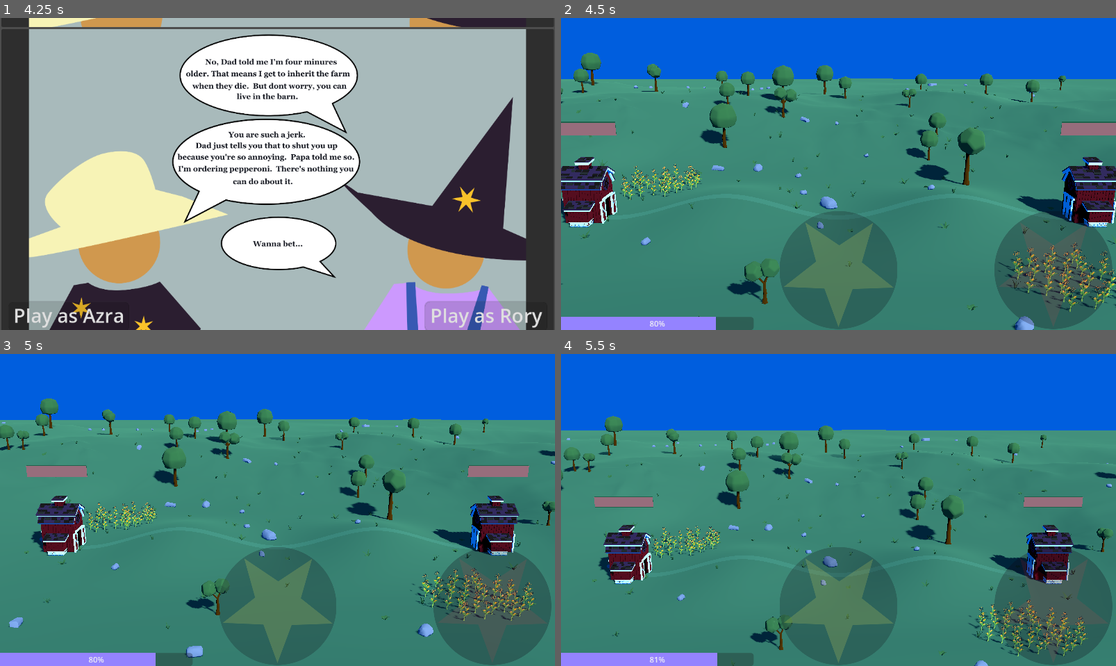
Above: before the commit, frames 1-4 (two rows, left to right).
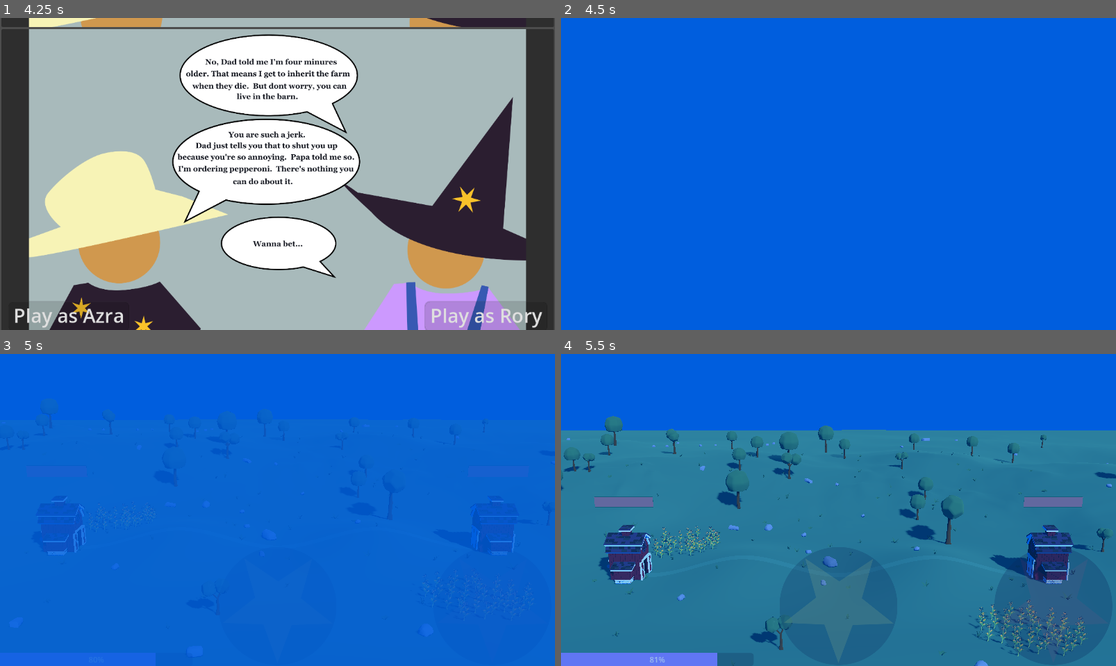
Above: after the commit, the same moments.

Repository: gpergrossi/ludum-dare-55
Game: Godot game, scene res://Scenes/IntroSequence/IntroSequence.tscn
Same seed, same stepped clock (60 frames per second), same inputs: the game is played once before the commit and once after it.
Inputs (mouse positions are in pixels of both pictures, inside the frame that each line leads up to):
- Up to frame 1 (4.25 s): click (277, 295) at 0.5 s; click (510, 283) at 1.25 s; tap Enter at 2 s; move the mouse to (399, 158) at 2.02 s; hold Right (move_right) 2.03-2.78 s; tap Mouse wheel up (zoom_in) at 2.1 s; click (399, 158) at 2.17 s; move the mouse to (166, 189) at 2.77 s; hold Down (move_down) 2.78-3.53 s; tap Mouse wheel down (zoom_out) at 2.85 s; tap Space at 3.5 s; move the mouse to (333, 105) at 3.52 s; hold Right (move_right) from 3.53 s (still down); tap 1 at 3.6 s
- Up to frame 2 (4.5 s): release Right (move_right) at 4.25 s; click "Play as Azra" at 4.25 s
- Up to frame 3 (5 s): no input
- Up to frame 4 (5.5 s): move the mouse to (810, 572) at 5.02 s; hold Up (move_up) from 5.03 s (still down); tap 2 at 5.1 s; click (810, 572) at 5.17 s

Frame 1 is identical in both runs. In frame 2, 81% of the frame differs, in the area x 0-100%, y 11-100%; in frame 3, 79%; in frame 4, 76%.

Commit message:
Add fading to Main.tscn.

Diff:
--- a/Scenes/Main.tscn
+++ b/Scenes/Main.tscn
@@ -7,6 +7,7 @@
 [ext_resource type="Script" path="res://Code/Scripts/camera_controls.gd" id="5_046qu"]
 [ext_resource type="Script" path="res://Code/Scripts/mouse_capture_handler.gd" id="5_mdxii"]
 [ext_resource type="PackedScene" uid="uid://p614kctv6eve" path="res://Scenes/UI/progress_bar_3d.tscn" id="6_jfgym"]
+[ext_resource type="PackedScene" uid="uid://3w320yfp33fl" path="res://Scenes/UI/fader.tscn" id="6_mile2"]
 [ext_resource type="PackedScene" uid="uid://boebmi3wby3r" path="res://Scenes/Props/PlayerBarn.tscn" id="6_nwu4v"]
 [ext_resource type="PackedScene" uid="uid://cnfygjo801chm" path="res://Scenes/Sigil/sigil.tscn" id="7_56svx"]
 [ext_resource type="Script" path="res://Code/Scripts/Units/unit_manager.gd" id="8_ha0w3"]
@@ -56,6 +57,7 @@
 point_count = 2
 
 [node name="Main" type="Node3D"]
+visible = false
 
 [node name="WorldEnvironment" type="WorldEnvironment" parent="."]
 environment = SubResource("Environment_e4w5b")
@@ -95,6 +97,7 @@
 
 [node name="UI Container" type="PanelContainer" parent="CanvasLayer"]
 unique_name_in_owner = true
+visible = false
 anchors_preset = 15
 anchor_right = 1.0
 anchor_bottom = 1.0
@@ -146,6 +149,9 @@
 [node name="PositionSelector" parent="CanvasLayer" instance=ExtResource("9_ypx28")]
 unique_name_in_owner = true
 
+[node name="Fader" parent="CanvasLayer" instance=ExtResource("6_mile2")]
+unique_name_in_owner = true
+
 [node name="Scenery" parent="." instance=ExtResource("4_a7gfu")]
 metadata/_edit_lock_ = true
 
Not shown: 2 places in Scenes/Main.tscn that only renumber resources
